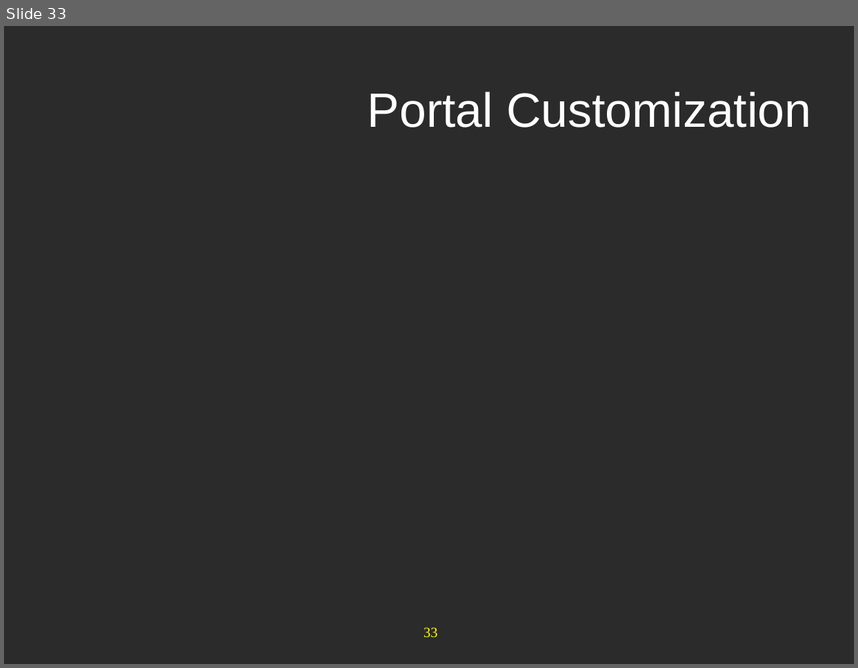
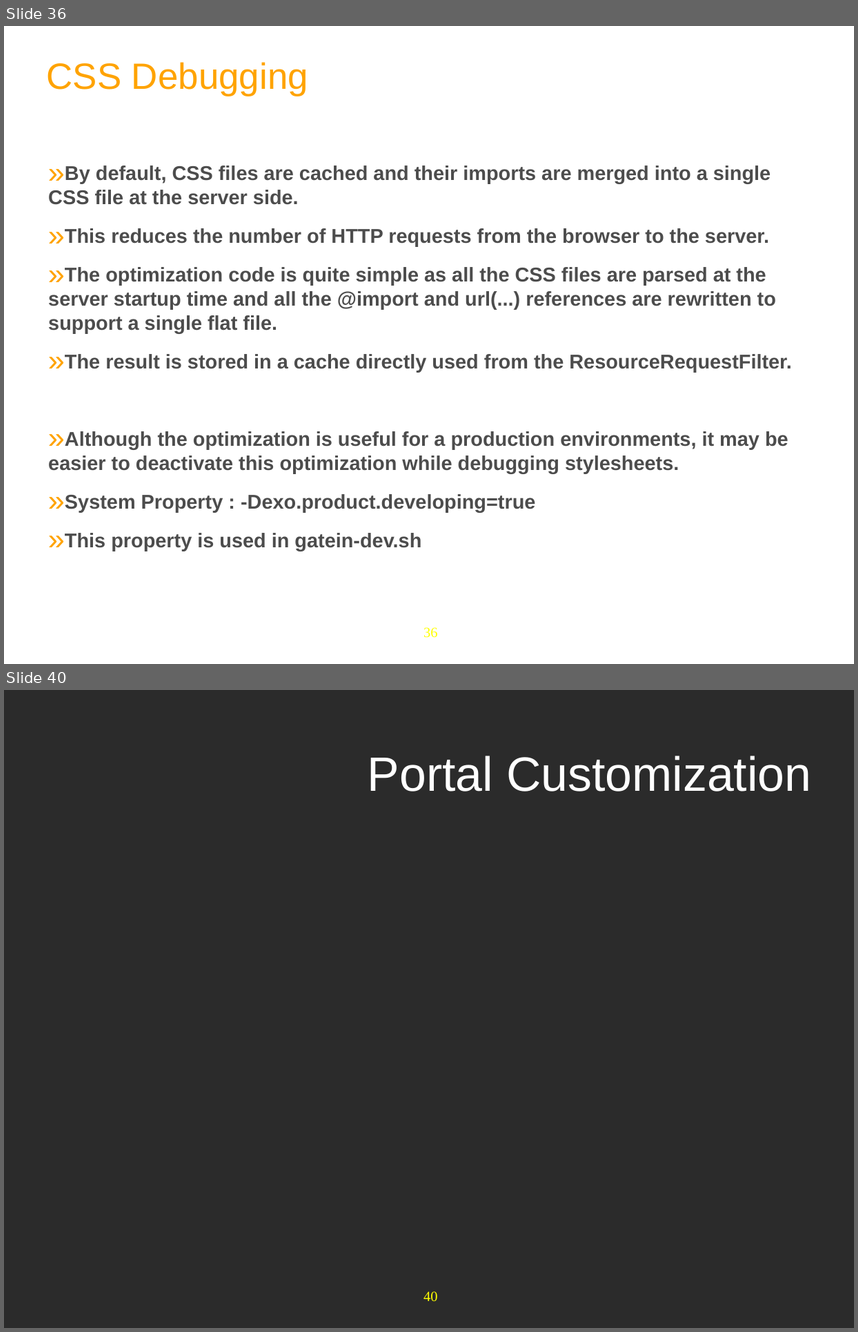
Before and after one commit to anhvurz90/training, a slide deck: exo-developer/220-customization/slides/220-customization-XDev-en.ppt. Shown one above the other, each under a label of ours: slide 33 before the commit, slides 36 and 40 after it; the slides between them are not shown. The pictures are 858x668 and 858x1332 pixels, drawn with LibreOffice and Linux fonts; fonts in the diff are those of the drawing; background and template pictures are left out; a plain dark background stands for a picture behind light text. Boxes give left, top, right and bottom in pixels: in the first picture for what was removed or moved away, otherwise in the second. Text is boxed around its words. In the diff, an @@ line names an element or a change of style, - is before the commit and + after.

```diff
--- a/exo-developer/220-customization/slides/220-customization-XDev-en.ppt
+++ b/exo-developer/220-customization/slides/220-customization-XDev-en.ppt
@@ slide 36 added at [4,26,854,664], background #FFFFFF; not listed: 1 template element that a slide beside it also shows @@
@@ text added at [46,62,308,96], 44 pt, text #FFA300 @@
+CSS Debugging
@@ text added at [48,165,791,550], 24 pt, text #4C4C4C, bold @@
+» By default, CSS files are cached and their imports are merged into a single CSS file at the server side.
+» This reduces the number of HTTP requests from the browser to the server.
+» The optimization code is quite simple as all the CSS files are parsed at the server startup time and all the @import and url(...) references are rewritten to support a single flat file.
+» The result is stored in a cache directly used from the ResourceRequestFilter.
+» Although the optimization is useful for a production environments, it may be easier to deactivate this optimization while debugging stylesheets.
+» System Property : -Dexo.product.developing=true
+» This property is used in gatein-dev.sh
@@ what was slide 33 is now slide 40 @@
@@ page number at [424,1291,437,1301]: text changed @@
-33
+40
```
Also in this commit, not shown: 5 slides changed, 11 other slides added, 5 slides removed.
